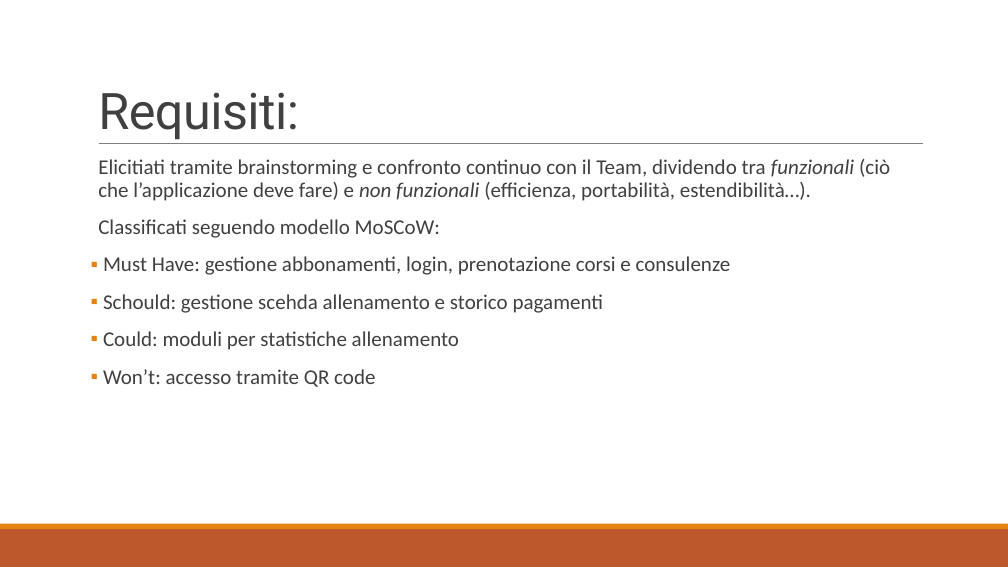
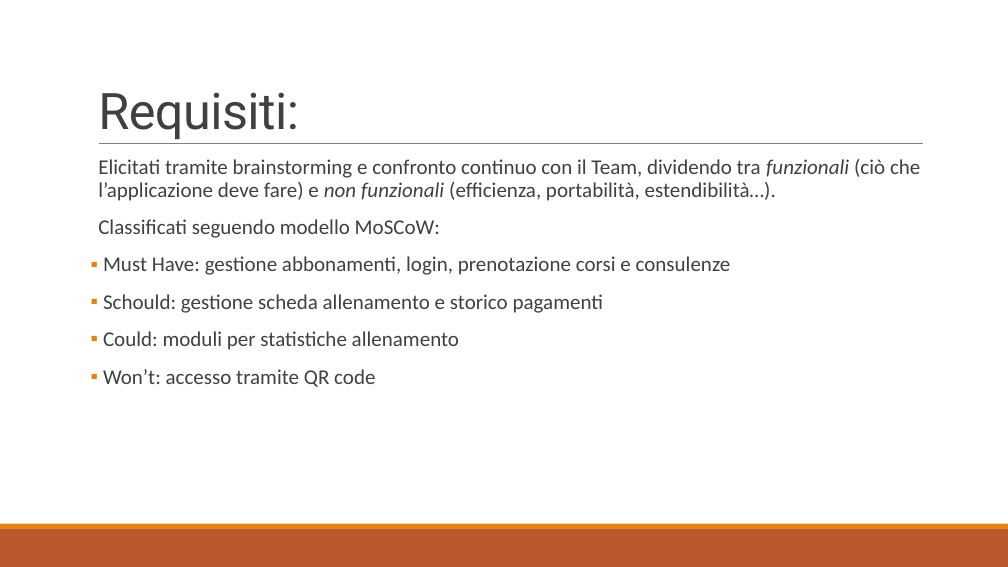
Before and after one commit to CoachCasira/GestionePalestra, a slide deck: slide 7 of documenti/Presentazione.pptx. Drawn at 1008x567 pixels with LibreOffice and Linux fonts; fonts in the diff are those of the drawing. Boxes give left, top, right and bottom in pixels: in the first picture for what was removed or moved away, otherwise in the second. Text is boxed around its words. In the diff, an @@ line names an element or a change of style, - is before the commit and + after.

```diff
--- a/documenti/Presentazione.pptx
+++ b/documenti/Presentazione.pptx
@@ text at <box>98,159,920,201</box>: text changed @@
-  Elicitiati tramite brainstorming e confronto continuo con il Team, dividendo tra funzionali (ciò che l’applicazione deve fare) e non funzionali (efficienza, portabilità, estendibilità…).
+  Elicitati tramite brainstorming e confronto continuo con il Team, dividendo tra funzionali (ciò che l’applicazione deve fare) e non funzionali (efficienza, portabilità, estendibilità…).
@@ text at <box>103,294,604,313</box>: text changed @@
-▪ Schould: gestione scehda allenamento e storico pagamenti
+▪ Schould: gestione scheda allenamento e storico pagamenti
```
Also in this commit, not shown: 2 other slides changed, 1 other file.
